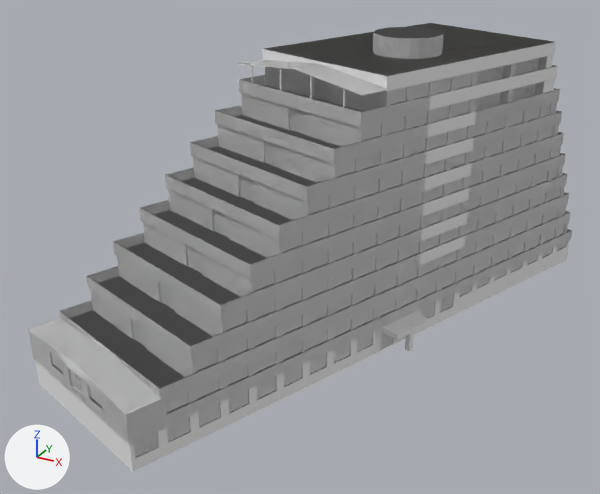
Before and after pictures for a commit that changed the glTF model snv/tiles/03_05/modely.glb.
One viewpoint serves both versions: a camera (50 mm lens) standing at (312.4, 1646.4, 72.2) and looking at (275.1, 1714.3, 38.3). Lighting does not change. The marker at lower left points along +X, +Y and +Z. The first picture is the older version. Where no turn or scale is listed for an object, it has been applied to the vertices. Vertices at exactly the same position are counted once.

Script lines for the objects in view, before the commit:
```python
me_brushed_aluminium_b = bpy.data.meshes.new('brushed_aluminium_b')
me_brushed_aluminium_b.from_pydata(...)  # 64 vertices, 120 faces; spans x 258.8..284.7, y 1686.5..1718.5, z 34.9..56.7
me_brushed_aluminium_b.materials.append(mat_brushed_aluminium_b)  # white #ebebeb
me_imag0863_3 = bpy.data.meshes.new('IMAG0863_3')
me_imag0863_3.from_pydata(...)  # 155 vertices, 148 faces; spans x 259.0..296.3, y 1686.7..1750.6, z 32.1..54.3
me_imag0863_3.materials.append(mat_imag0863_3)  # its picture is missing
me_mercurey01_b = bpy.data.meshes.new('Mercurey01_b')
me_mercurey01_b.from_pydata(...)  # 16 vertices, 12 faces; spans x 258.8..284.7, y 1686.5..1718.5, z 35.0..56.7
me_mercurey01_b.materials.append(mat_mercurey01_b)  # its picture is missing
ob_brushed_aluminium_b = bpy.data.objects.new('brushed_aluminium_b', me_brushed_aluminium_b)
ob_brushed_aluminium_b.location = (0.0, 0.0, 0.0)
ob_imag0863_3 = bpy.data.objects.new('IMAG0863_3', me_imag0863_3)
ob_imag0863_3.location = (0.0, 0.0, 0.0)
ob_mercurey01_b = bpy.data.objects.new('Mercurey01_b', me_mercurey01_b)
ob_mercurey01_b.location = (0.0, 0.0, 0.0)
# also in view: 'IMAG0863_1' at (278.0, 1718.6, 44.4); 'Google_Earth_Snapshot' at (281.9, 1723.8, 57.9); 'IMAG0863_6' at (277.7, 1718.6, 44.1); 'IMAG0863_4' at (277.7, 1718.6, 43.0)
```
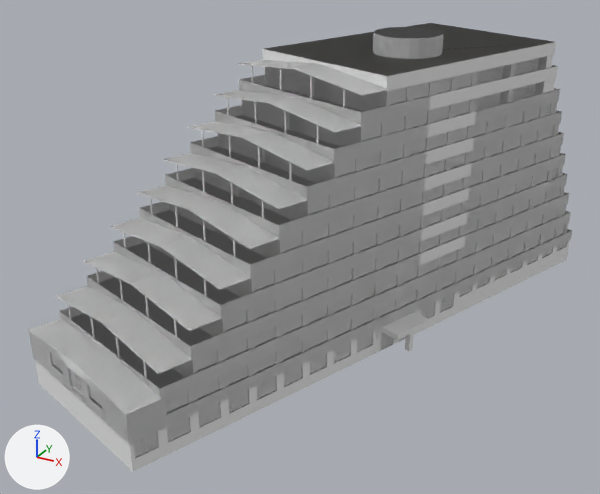
Location of each change, [x1, y1, x2, y2] in pixels of the pictures (600 x 494 px):
part 1 of me_brushed_aluminium_b, added
    after: [110, 219, 251, 296]
part 2 of me_brushed_aluminium_b, added
    after: [83, 252, 222, 336]
part 3 of me_brushed_aluminium_b, added
    after: [212, 90, 362, 144]
part 4 of me_brushed_aluminium_b, added
    after: [163, 153, 308, 218]
part 5 of me_brushed_aluminium_b, added
    after: [137, 185, 280, 257]
part 6 of me_brushed_aluminium_b, added
    after: [187, 121, 335, 181]
part 7 of me_brushed_aluminium_b, added
    after: [55, 286, 192, 378]
part 8 of me_mercurey01_b, added
    after: [114, 218, 247, 288]
part 9 of me_mercurey01_b, added
    after: [88, 253, 218, 327]
part 10 of me_mercurey01_b, added
    after: [224, 90, 360, 131]
part 11 of me_mercurey01_b, added
    after: [162, 153, 306, 206]
part 12 of me_mercurey01_b, added
    after: [137, 186, 278, 248]
part 13 of me_mercurey01_b, added
    after: [190, 121, 334, 169]
part 14 of me_mercurey01_b, added
    after: [57, 286, 191, 372]

Patch to the scene script:
```diff
--- a/snv/tiles/03_05/modely.glb.py
+++ b/snv/tiles/03_05/modely.glb.py
@@ me_brushed_aluminium_b @@
-me_brushed_aluminium_b.from_pydata(...)  # 64 vertices, 120 faces; spans x 258.8..284.7, y 1686.5..1718.5, z 34.9..56.7
+me_brushed_aluminium_b.from_pydata(...)  # 400 vertices, 764 faces; spans x 258.8..284.7, y 1686.5..1718.5, z 34.9..56.7
+# me_brushed_aluminium_b part 1: the loose piece of 48 vertices spanning x 267.3..284.7, y 1709.5..1718.5, z 54.3..56.7 is copied, and the copy is moved by (-5.3, -14.4, -13.2); it spans x 262.0..279.5, y 1695.1..1704.1, z 41.1..43.5
+# me_brushed_aluminium_b part 2: the loose piece of 48 vertices spanning x 267.3..284.7, y 1709.5..1718.5, z 54.3..56.7 is copied, and the copy is moved by (-6.3, -17.3, -15.8); it spans x 260.9..278.4, y 1692.2..1701.2, z 38.5..40.9
+# me_brushed_aluminium_b part 3: the loose piece of 48 vertices spanning x 267.3..284.7, y 1709.5..1718.5, z 54.3..56.7 is copied, and the copy is moved by (-1.1, -2.9, -2.6); it spans x 266.2..283.7, y 1706.7..1715.6, z 51.6..54.0
+# me_brushed_aluminium_b part 4: the loose piece of 48 vertices spanning x 267.3..284.7, y 1709.5..1718.5, z 54.3..56.7 is copied, and the copy is moved by (-3.2, -8.7, -7.9); it spans x 264.1..281.6, y 1700.9..1709.9, z 46.4..48.8
+# me_brushed_aluminium_b part 5: the loose piece of 48 vertices spanning x 267.3..284.7, y 1709.5..1718.5, z 54.3..56.7 is copied, and the copy is moved by (-4.2, -11.5, -10.5); it spans x 263.1..280.5, y 1698.0..1707.0, z 43.8..46.2
+# me_brushed_aluminium_b part 6: the loose piece of 48 vertices spanning x 267.3..284.7, y 1709.5..1718.5, z 54.3..56.7 is copied, and the copy is moved by (-2.1, -5.8, -5.3); it spans x 265.2..282.6, y 1703.8..1712.8, z 49.0..51.4
+# me_brushed_aluminium_b part 7: the loose piece of 48 vertices spanning x 267.3..284.7, y 1709.5..1718.5, z 54.3..56.7 is copied, and the copy is moved by (-7.4, -20.2, -18.4); it spans x 259.9..277.3, y 1689.4..1698.3, z 35.9..38.3
 me_brushed_aluminium_b.materials.append(mat_brushed_aluminium_b)
@@ me_mercurey01_b @@
-me_mercurey01_b.from_pydata(...)  # 16 vertices, 12 faces; spans x 258.8..284.7, y 1686.5..1718.5, z 35.0..56.7
+me_mercurey01_b.from_pydata(...)  # 72 vertices, 54 faces; spans x 258.8..284.7, y 1686.5..1718.5, z 35.0..56.7
+# me_mercurey01_b part 8: the loose piece of 8 vertices spanning x 267.3..284.7, y 1709.5..1718.5, z 55.8..56.7 is copied, and the copy is moved by (-5.3, -14.4, -13.2); it spans x 262.0..279.5, y 1695.1..1704.1, z 42.7..43.5
+# me_mercurey01_b part 9: the loose piece of 8 vertices spanning x 267.3..284.7, y 1709.5..1718.5, z 55.8..56.7 is copied, and the copy is moved by (-6.3, -17.3, -15.8); it spans x 260.9..278.4, y 1692.2..1701.2, z 40.0..40.9
+# me_mercurey01_b part 10: the loose piece of 8 vertices spanning x 267.3..284.7, y 1709.5..1718.5, z 55.8..56.7 is copied, and the copy is moved by (-1.1, -2.9, -2.6); it spans x 266.2..283.7, y 1706.7..1715.6, z 53.2..54.0
+# me_mercurey01_b part 11: the loose piece of 8 vertices spanning x 267.3..284.7, y 1709.5..1718.5, z 55.8..56.7 is copied, and the copy is moved by (-3.2, -8.7, -7.9); it spans x 264.1..281.6, y 1700.9..1709.9, z 47.9..48.8
+# me_mercurey01_b part 12: the loose piece of 8 vertices spanning x 267.3..284.7, y 1709.5..1718.5, z 55.8..56.7 is copied, and the copy is moved by (-4.2, -11.5, -10.5); it spans x 263.1..280.5, y 1698.0..1707.0, z 45.3..46.2
+# me_mercurey01_b part 13: the loose piece of 8 vertices spanning x 267.3..284.7, y 1709.5..1718.5, z 55.8..56.7 is copied, and the copy is moved by (-2.1, -5.8, -5.3); it spans x 265.2..282.6, y 1703.8..1712.8, z 50.5..51.4
+# me_mercurey01_b part 14: the loose piece of 8 vertices spanning x 267.3..284.7, y 1709.5..1718.5, z 55.8..56.7 is copied, and the copy is moved by (-7.4, -20.2, -18.4); it spans x 259.9..277.3, y 1689.4..1698.3, z 37.4..38.3
 me_mercurey01_b.materials.append(mat_mercurey01_b)
```
